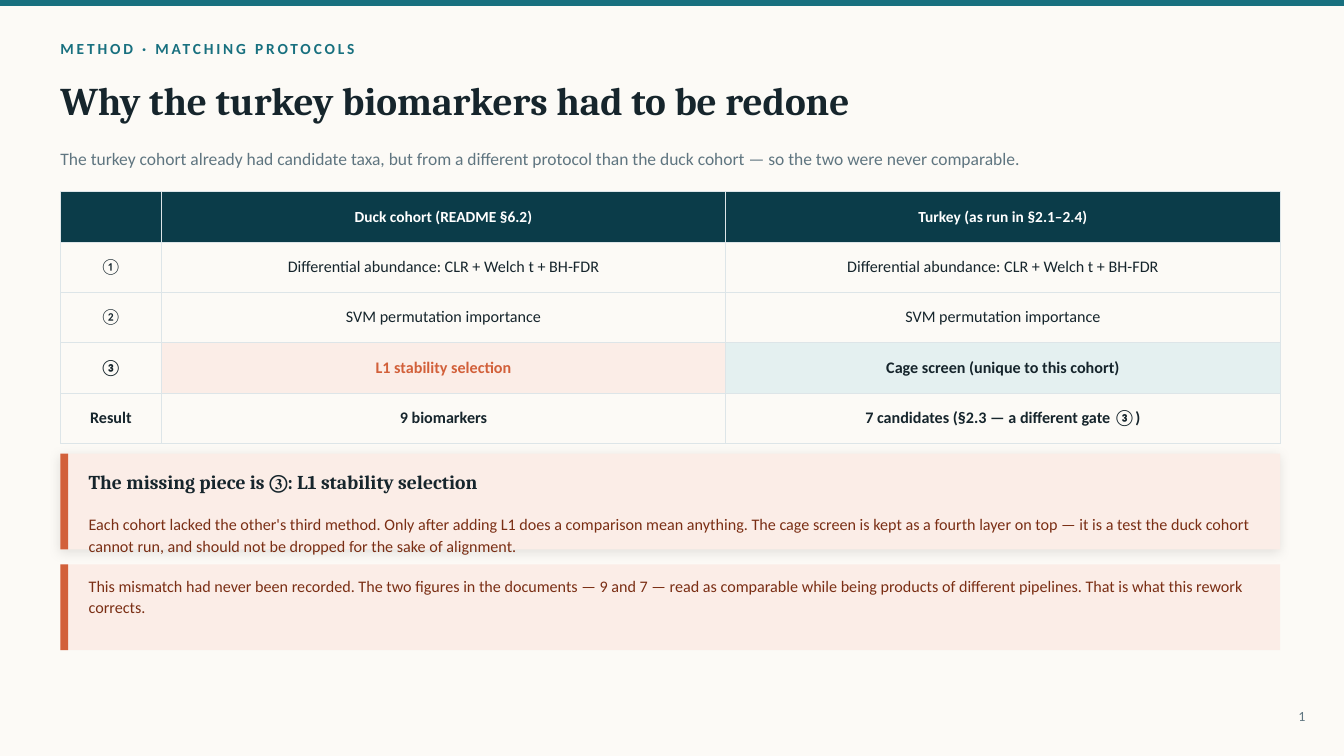
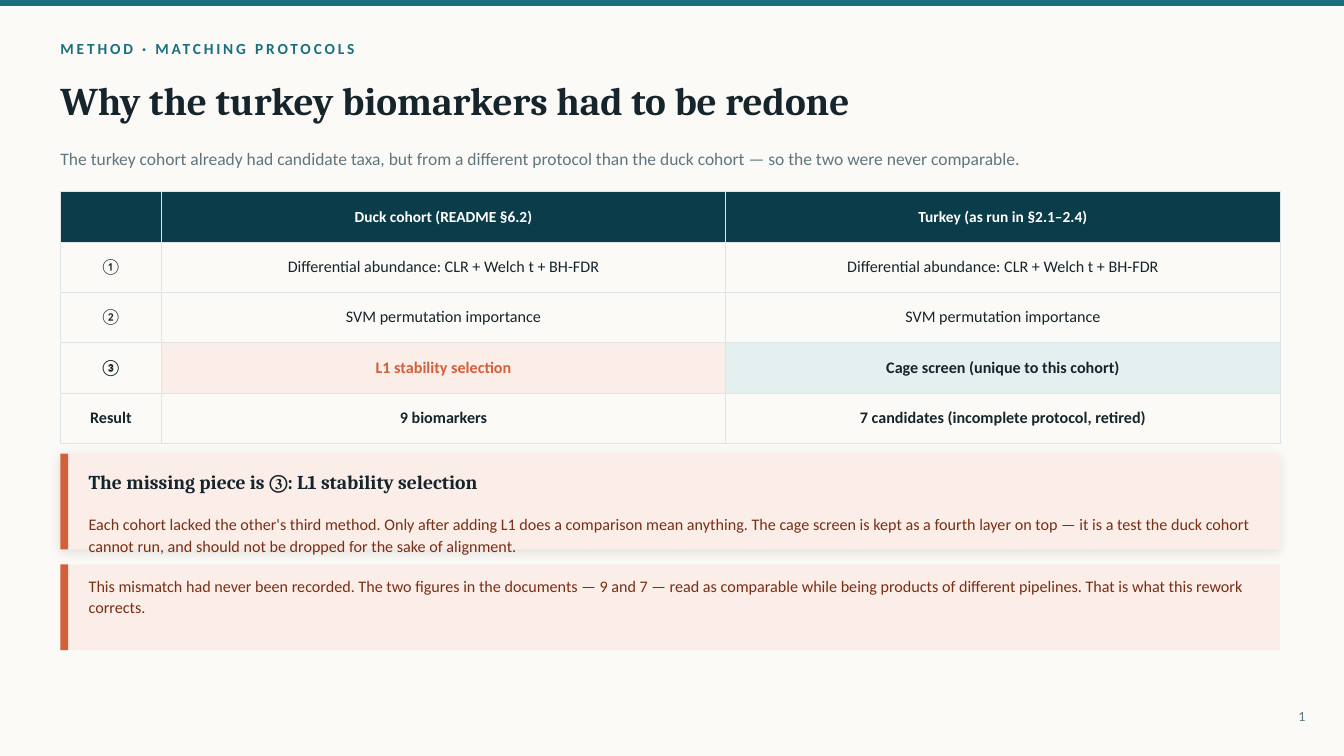
Before and after one commit to pengsihua2023/Christina-machine-learning-project, a slide deck: slide 1 of slides/Turkey_Biomarkers_EN.pptx. Drawn at 1344x756 pixels with LibreOffice and Linux fonts; fonts in the diff are those of the drawing. Boxes give left, top, right and bottom in pixels: in the first picture for what was removed or moved away, otherwise in the second. Text is boxed around its words. In the diff, an @@ line names an element or a change of style, - is before the commit and + after.

```diff
--- a/slides/Turkey_Biomarkers_EN.pptx
+++ b/slides/Turkey_Biomarkers_EN.pptx
@@ table at [60,192,1280,430] @@
-row 5, column 3: 7 candidates (§2.3 — a different gate ③)
+row 5, column 3: 7 candidates (incomplete protocol, retired)
```
Also in this commit, not shown: 1 other slide changed, 6 other files.
